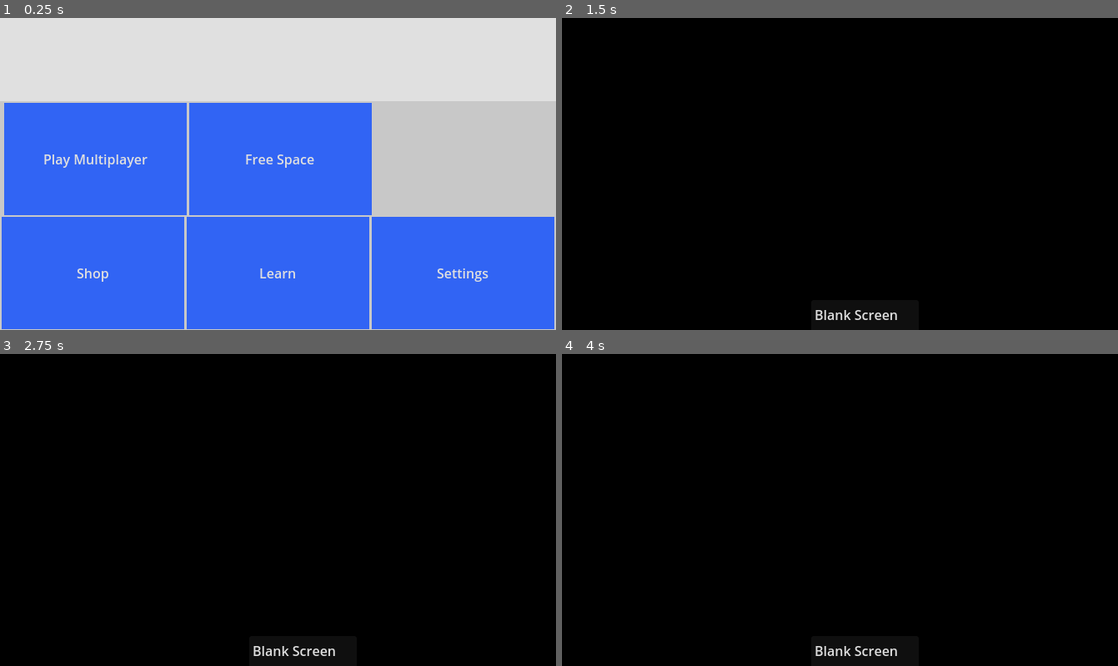
Above: before the commit, frames 1-4 (two rows, left to right).
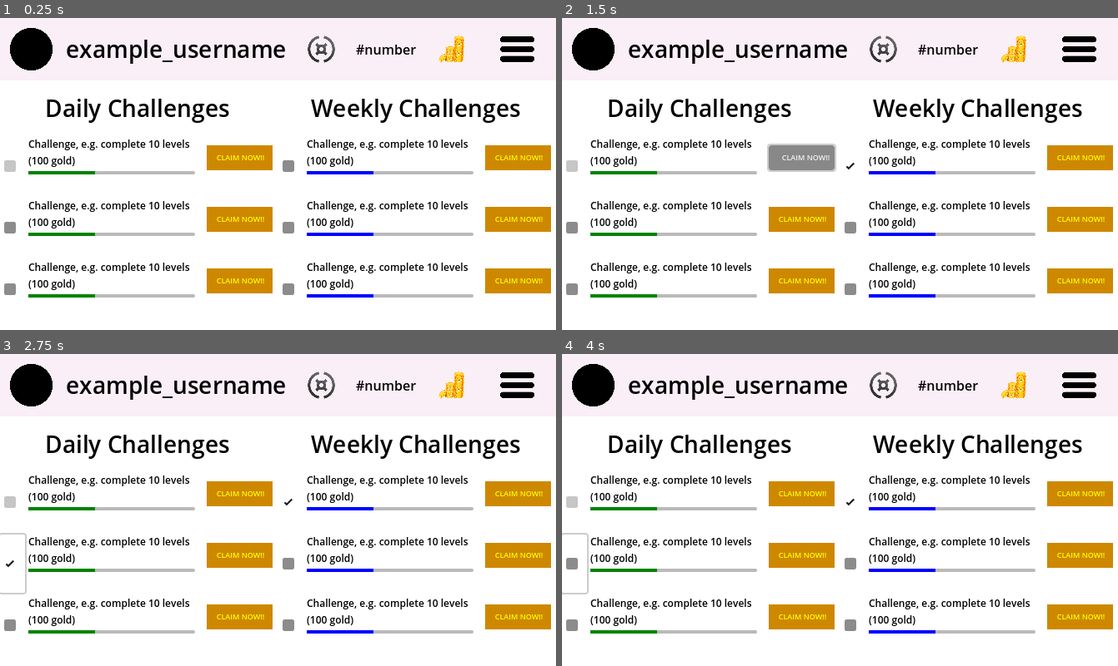
Above: after the commit, the same moments.

Repository: husnain106/dissertation
Game: Godot game, scene res://Scenes/home.tscn
Two runs of this game, one before a commit and one after it. Both use one fixed random seed, a clock stepped at 60 frames per second and the inputs below. Before the commit the project starts from res://Scenes/main_menu.tscn.
Inputs (mouse positions are in pixels of both pictures, inside the frame that each line leads up to):
- Up to frame 1 (0.25 s): no input
- Up to frame 2 (1.5 s): click (840, 158) at 0.5 s, where only the run before the commit has a clickable "Free Space"; click (801, 158) at 1.25 s, where only the run after the commit has a clickable "CLAIM NOW!!"
- Up to frame 3 (2.75 s): click (11, 563) at 2.02 s
- Up to frame 4 (4 s): click (801, 494) at 2.75 s, where only the run after the commit has a clickable "CLAIM NOW!!"; click (573, 563) at 3.52 s

The runs differ from the first frame. In frame 1, 100% of the frame differs, in the area x 0-100%, y 0-100%; in frame 2, 96%; in frame 3, 96%; in frame 4, 96%.

Commit message:
reusable header created for the rest of the scenes

Diff:
--- a/Project/Scenes/free_space.tscn
+++ b/Project/Scenes/free_space.tscn
@@ -1,4 +1,6 @@
-[gd_scene format=3 uid="uid://dx3nhgnw7ttq"]
+[gd_scene load_steps=2 format=3 uid="uid://dqpcmuijfavc7"]
+
+[ext_resource type="PackedScene" uid="uid://dx3nhgnw7ttq" path="res://Scenes/header.tscn" id="1_jrhmw"]
 
 [node name="free_space" type="Control"]
 layout_mode = 3
@@ -7,3 +9,17 @@
 anchor_bottom = 1.0
 grow_horizontal = 2
 grow_vertical = 2
+
+[node name="background_colour" type="ColorRect" parent="."]
+custom_minimum_size = Vector2(667, 375)
+layout_mode = 0
+offset_right = 40.0
+offset_bottom = 40.0
+
+[node name="VBoxContainer" type="VBoxContainer" parent="."]
+layout_mode = 0
+offset_right = 40.0
+offset_bottom = 40.0
+
+[node name="header" parent="VBoxContainer" instance=ExtResource("1_jrhmw")]
+layout_mode = 2
--- /dev/null
+++ b/Project/Scenes/header.gd
@@ -0,0 +1,5 @@
+extends Control
+
+
+func _on_texture_button_pressed():
+	get_tree().change_scene_to_file("res://Scenes/home.tscn")
--- /dev/null
+++ b/Project/Scenes/header.tscn
@@ -0,0 +1,82 @@
+[gd_scene load_steps=5 format=3 uid="uid://dx3nhgnw7ttq"]
+
+[ext_resource type="Script" path="res://Scenes/header.gd" id="1_5kocq"]
+[ext_resource type="Texture2D" uid="uid://dh5q8vtk868js" path="res://Assets/RL_uranked.png" id="1_jfdoc"]
+[ext_resource type="Texture2D" uid="uid://b42ttccbxnlu5" path="res://Assets/game_currency_gold.png" id="2_2yo85"]
+[ext_resource type="Texture2D" uid="uid://bv0dodud66ion" path="res://Assets/Icons/home_button_icon.png" id="3_idr0b"]
+
+[node name="header" type="Control"]
+layout_mode = 3
+anchors_preset = 15
+anchor_right = 1.0
+anchor_bottom = 1.0
+offset_right = -667.0
+offset_bottom = -375.0
+grow_horizontal = 2
+grow_vertical = 2
+script = ExtResource("1_5kocq")
+
+[node name="ColorRect" type="ColorRect" parent="."]
+custom_minimum_size = Vector2(667, 26)
+layout_mode = 0
+
+[node name="margin_header_row" type="MarginContainer" parent="."]
+layout_mode = 2
+offset_right = 667.0
+offset_bottom = 26.0
+
+[node name="header_colour" type="ColorRect" parent="margin_header_row"]
+custom_minimum_size = Vector2(667, 20)
+layout_mode = 2
+color = Color(0.956863, 0.858824, 0.921569, 0.45098)
+
+[node name="header_row" type="HBoxContainer" parent="margin_header_row"]
+layout_mode = 2
+
+[node name="username" type="Label" parent="margin_header_row/header_row"]
+custom_minimum_size = Vector2(200, 0)
+layout_mode = 2
+theme_override_colors/font_color = Color(0, 0, 0, 1)
+text = "@example_username"
+
+[node name="margin_rank" type="MarginContainer" parent="margin_header_row/header_row"]
+custom_minimum_size = Vector2(20, 20)
+layout_mode = 2
+
+[node name="RlUranked" type="Sprite2D" parent="margin_header_row/header_row/margin_rank"]
+position = Vector2(10, 12)
+scale = Vector2(0.1, 0.1)
+texture = ExtResource("1_jfdoc")
+
+[node name="margin_gold_amount" type="MarginContainer" parent="margin_header_row/header_row"]
+layout_mode = 2
+theme_override_constants/margin_left = 8
+
+[node name="gold_amount" type="Label" parent="margin_header_row/header_row/margin_gold_amount"]
+layout_mode = 2
+theme_override_colors/font_color = Color(0, 0, 0, 1)
+text = "#number"
+
+[node name="margin_gold_icon" type="MarginContainer" parent="margin_header_row/header_row"]
+layout_mode = 2
+
+[node name="GameCurrencyGold" type="Sprite2D" parent="margin_header_row/header_row/margin_gold_icon"]
+position = Vector2(10, 12)
+scale = Vector2(0.03, 0.03)
+texture = ExtResource("2_2yo85")
+
+[node name="margin_home_button" type="MarginContainer" parent="margin_header_row/header_row"]
+layout_mode = 2
+
+[node name="Control" type="Control" parent="margin_header_row/header_row/margin_home_button"]
+layout_mode = 2
+
+[node name="TextureButton" type="TextureButton" parent="margin_header_row/header_row/margin_home_button/Control"]
+layout_mode = 0
+offset_left = 325.0
+offset_right = 837.0
+offset_bottom = 512.0
+scale = Vector2(0.04, 0.04)
+texture_normal = ExtResource("3_idr0b")
+
+[connection signal="pressed" from="margin_header_row/header_row/margin_home_button/Control/TextureButton" to="." method="_on_texture_button_pressed"]
--- a/Project/Scenes/home.tscn
+++ b/Project/Scenes/home.tscn
@@ -65,7 +65,7 @@
 custom_minimum_size = Vector2(200, 75)
 layout_mode = 2
 
-[node name="Label" type="Label" parent="margin_main/vertical_container/margin_account_row/account_row/margin_name"]
+[node name="username" type="Label" parent="margin_main/vertical_container/margin_account_row/account_row/margin_name"]
 z_index = 1
 layout_mode = 2
 theme_override_colors/font_color = Color(0, 0, 0, 1)
--- a/Project/project.godot
+++ b/Project/project.godot
@@ -11,7 +11,7 @@
 [application]
 
 config/name="project"
-run/main_scene="res://Scenes/main_menu.tscn"
+run/main_scene="res://Scenes/home.tscn"
 config/features=PackedStringArray("4.1", "Mobile")
 config/icon="res://icon.svg"
 
Binary file added: Project/Assets/Icons/home_button_icon.png
Not shown, added: Project/Assets/Icons/home_button_icon.png.import
